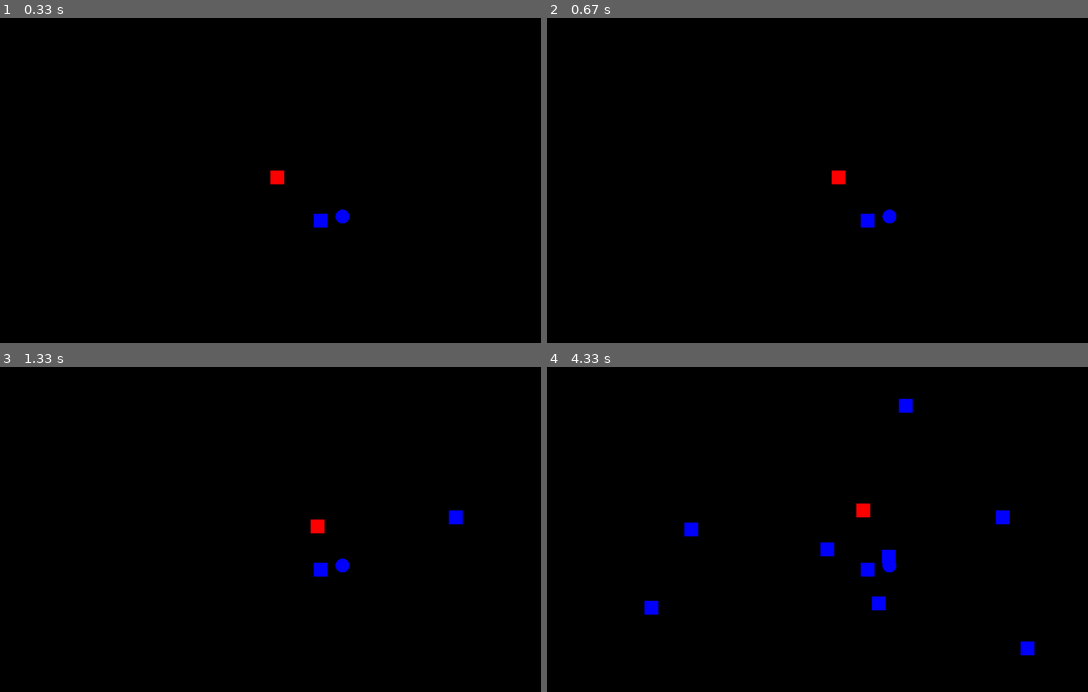
Above: before the commit, frames 1-4 (two rows, left to right).
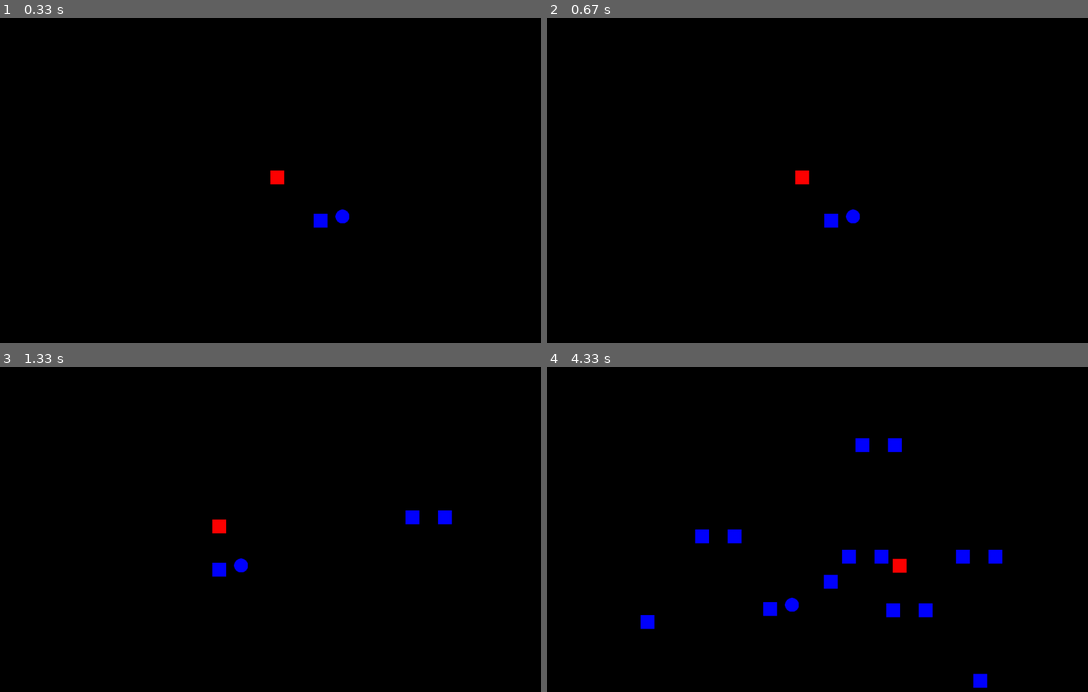
Above: after the commit, the same moments.

Repository: mytinycloud/90D-pygame-scaffold
Game: pygame game, started from main.py
Two runs of this game, one before a commit and one after it. Both use one fixed random seed, a clock stepped at 60 frames per second and the inputs below.
Inputs (mouse positions are in pixels of both pictures, inside the frame that each line leads up to):
- Up to frame 1 (0.33 s): no input
- Up to frame 2 (0.67 s): hold L from 0.33 s (still down); hold D from 0.33 s (still down); move the mouse to (801, 193) at 0.37 s
- Up to frame 3 (1.33 s): release L at 0.8 s; release D at 0.8 s; hold D 0.83-1.3 s; move the mouse to (454, 516) at 0.87 s; tap Space at 0.9, 1.2 s
- Up to frame 4 (4.33 s): hold W 1.33-1.63 s; move the mouse to (828, 549) at 1.37 s; tap Space at 1.4, 1.73, 2.03, 2.23, 2.53, 2.8, 3.13, 3.43, 3.57, 3.97, 4.27 s; hold D 1.67-2.13 s; move the mouse to (693, 529) at 1.7 s; hold A 2.17-2.7 s; move the mouse to (877, 604) at 2.2 s; hold S 2.73-3.03 s; move the mouse to (649, 607) at 2.77 s; hold A 3.07-3.47 s; move the mouse to (904, 406) at 3.1 s; hold W 3.5-3.87 s; move the mouse to (1028, 649) at 3.53 s; hold D from 3.9 s (still down); move the mouse to (887, 555) at 3.93 s

Frame 1 is identical in both runs. In frame 2, 0.7% of the frame differs, in the area x 45-65%, y 46-65%; in frame 3, 1.0%; in frame 4, 2.9%, in the area x 17-91%, y 9-99%.

Commit message:
Implement following camera with unlock key

Diff:
--- a/main.py
+++ b/main.py
@@ -12,6 +12,7 @@
 systems.time.mount_time_system(group, window.clock)
 systems.controls.mount_control_system(group)
 systems.player.mount_player_system(group)
+systems.camera_control.mount_camera_control_system(group)
 systems.aiming.mount_aiming_system(group)
 systems.motion.mount_motion_system(group)
 systems.collisions.mount_collision_system(group)
--- a/systems/__init__.py
+++ b/systems/__init__.py
@@ -3,6 +3,7 @@
 from . import sprites
 from . import player
 from . import controls
+from . import camera_control
 from . import aiming
 from . import testing
 from . import collisions
--- /dev/null
+++ b/systems/camera_control.py
@@ -0,0 +1,34 @@
+from engine.ecs import EntityGroup
+from pygame import Vector2
+
+from systems.controls import ControlComponent
+from systems.sprites import CameraComponent
+
+from .motion import MotionComponent
+
+'''
+Will have the camera follow the player if it is locked, otherwise controls will move the camera
+'''
+def camera_control_system(group: EntityGroup):
+    camera_entity: MotionComponent = group.query_singleton('camera')
+    camera: CameraComponent = camera_entity.camera
+    camera_motion: MotionComponent = camera_entity.motion
+    controls: ControlComponent = group.query_singleton('controls').controls
+
+    if "camera_lock_start" in controls.actions:
+        camera.is_locked = not camera.is_locked
+
+    if camera.is_locked:
+        player_motion = group.query_singleton('player').motion
+        camera_motion.position = Vector2(player_motion.position)
+    else:
+        camera_motion.velocity = controls.direction * 250
+
+
+
+
+'''
+Mounts the camera control system
+'''
+def mount_camera_control_system(group: EntityGroup):
+    group.mount_system(camera_control_system)
--- a/systems/controls.py
+++ b/systems/controls.py
@@ -10,6 +10,7 @@
     pygame.K_d: ["right"],
     pygame.K_LSHIFT: ["sprint"],
     pygame.K_SPACE: ["spawn"],
+    pygame.K_l: ["camera_lock"],
 }
 
 '''
--- a/systems/player.py
+++ b/systems/player.py
@@ -19,6 +19,10 @@
 '''
 def player_update_system(group: EntityGroup):
 
+    camera = group.query_singleton('camera').camera
+    if not camera.is_locked:
+        return
+
     controls = group.query_singleton('controls').controls
 
     for player in group.query('player'):
--- a/systems/sprites.py
+++ b/systems/sprites.py
@@ -50,6 +50,7 @@
 @enumerate_component("camera")
 class CameraComponent():
     surface: Surface
+    is_locked: bool = True
 
 
 '''
@@ -81,7 +82,7 @@
 def mount_sprite_system(group: EntityGroup, target: Surface):
     camera = Entity("camera")
     camera.camera = CameraComponent(surface=target)
-    camera.motion = MotionComponent()
+    camera.motion = MotionComponent(is_movable=True)
     group.add(camera)
 
     group.mount_system(draw_sprite_system)
